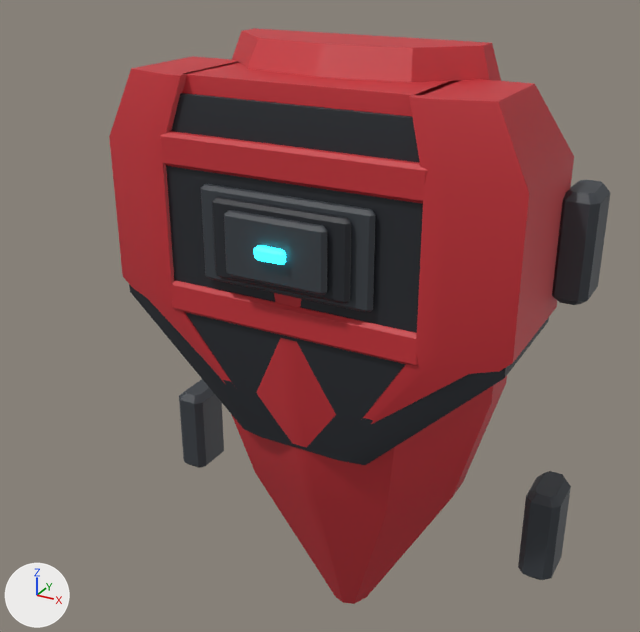
What one commit did to the FBX model Assets/Resources/ClamshellMeshes/ThighBack_Set09_Mantis.fbx.
Before and after are seen from a camera (50 mm lens) standing at (0.427, -0.875, 0.469) and looking at (0.002, -0.102, 0.083). Every picture has the same lights, and +X, +Y and +Z are marked at lower left. The first picture is the older version. Where no turn or scale is listed for an object, it has been applied to the vertices. Vertices at exactly the same position are counted once.

In view in the first picture: 'ThighBack_Set09_Mantis'.
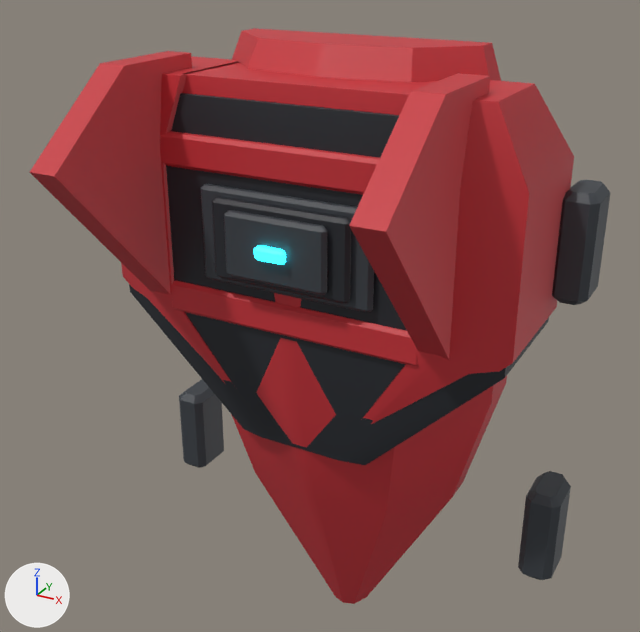
What differs and where, as boxes (x1, y1, x2, y2) in the pictures (640 x 632 px):
'ThighBack_Set09_Mantis', reshaped (16% wider): before (109, 28, 610, 604); after (30, 28, 610, 604)
part 1 of me_thighback_set09_mantis_001, added (red): after (30, 51, 192, 294)
part 2 of me_thighback_set09_mantis_001, added (red): after (349, 73, 490, 360)

Edits to the bpy script that builds the scene:
```text
Change me_thighback_set09_mantis_001:
    used by ob_thighback_set09_mantis; location = (0.0, 0.0, 0.0)
    remove me_thighback_set09_mantis_001.from_pydata(...)  # 2860 vertices, 2772 faces; spans x -0.265..0.265, y -0.203..0.03, z -0.365..0.365
    add me_thighback_set09_mantis_001.from_pydata(...)  # 3012 vertices, 2920 faces; spans x -0.265..0.265, y -0.319..0.03, z -0.365..0.365
    me_thighback_set09_mantis_001 part 1: a new loose piece of 76 vertices spanning x -0.175..-0.145, y -0.319..-0.11, z 0.058..0.35, in mat_shell (red #c83038)
    me_thighback_set09_mantis_001 part 2: a new loose piece of 76 vertices spanning x 0.145..0.175, y -0.319..-0.11, z 0.058..0.35, in mat_shell (red #c83038)
```
